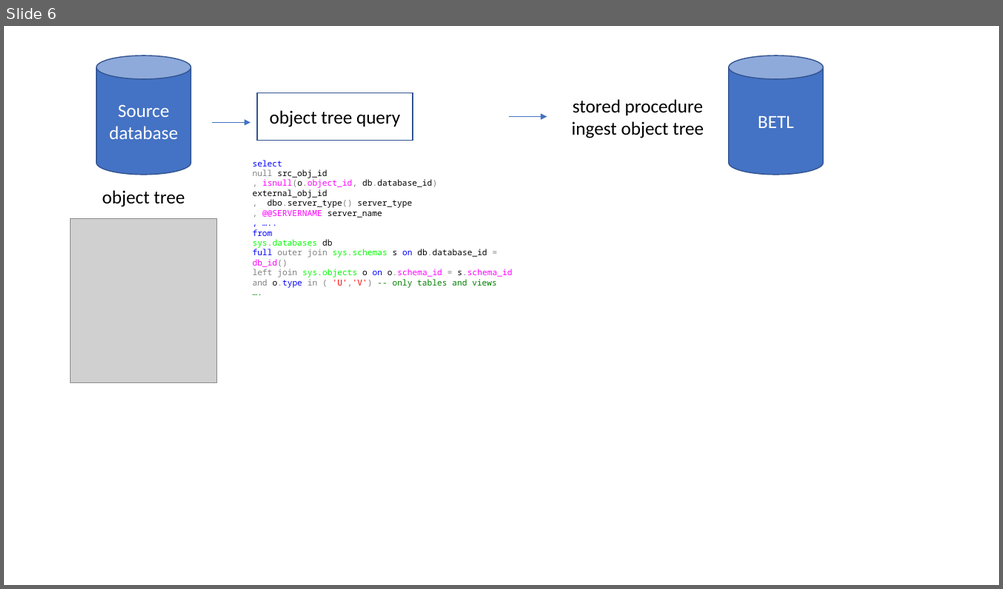
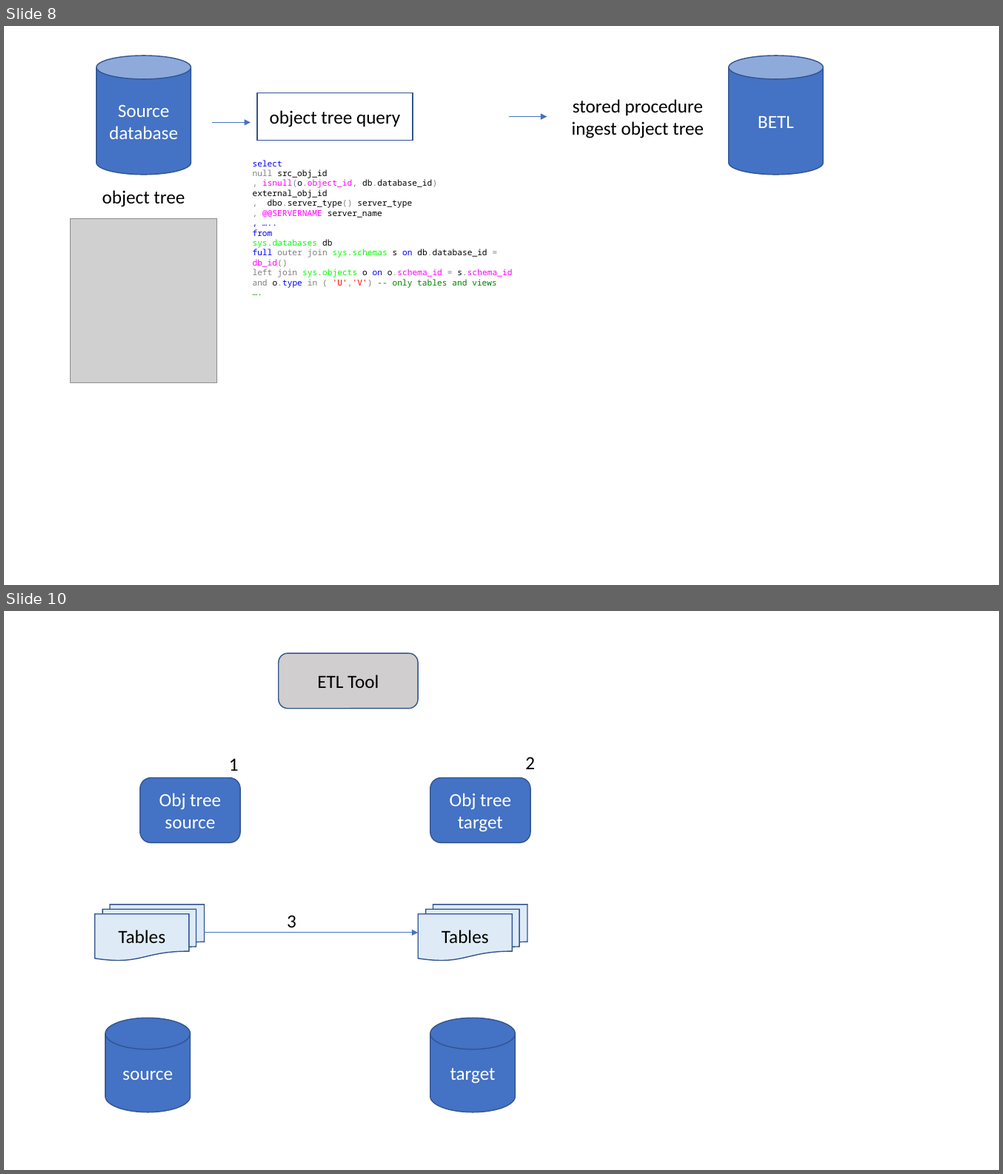
Before and after one commit to basvdberg/BETL, a slide deck: image/betl_architecture.pptx. Shown one above the other, each under a label of ours: slide 6 before the commit, slides 8 and 10 after it; the slides between them are not shown. The pictures are 1003x589 and 1003x1174 pixels, drawn with LibreOffice and Linux fonts; fonts in the diff are those of the drawing; grey boxes stand for pictures. Boxes give left, top, right and bottom in pixels: in the first picture for what was removed or moved away, otherwise in the second. Text is boxed around its words. In the diff, an @@ line names an element or a change of style, - is before the commit and + after.

```diff
--- a/image/betl_architecture.pptx
+++ b/image/betl_architecture.pptx
@@ slide 10 added at (x1=4, y1=611, x2=999, y2=1170), background #FFFFFF @@
@@ rounded rectangle added at (x1=279, y1=653, x2=418, y2=709), fill #D0CECE, outline #325491 1 pt, 18 pt, text #000000 @@
+ETL Tool
@@ text added at (x1=229, y1=758, x2=239, y2=771), 18 pt, text #000000 @@
+1
@@ text added at (x1=525, y1=757, x2=535, y2=769), 18 pt, text #000000 @@
+2
@@ rounded rectangle added at (x1=140, y1=778, x2=240, y2=843), fill #4472C4, outline #325491 1 pt, 18 pt, text #FFFFFF @@
+Obj tree source
@@ rounded rectangle added at (x1=430, y1=778, x2=530, y2=843), fill #4472C4, outline #325491 1 pt, 18 pt, text #FFFFFF @@
+Obj tree target
@@ flow chart multidocument added at (x1=95, y1=905, x2=205, y2=961), fill #DEEBF7, outline #325491 1 pt, 18 pt, text #000000 @@
+Tables
@@ text added at (x1=287, y1=915, x2=296, y2=928), 18 pt, text #000000 @@
+3
@@ flow chart multidocument added at (x1=418, y1=905, x2=528, y2=961), fill #DEEBF7, outline #325491 1 pt, 18 pt, text #000000 @@
+Tables
@@ arrow added from (204, 933) to (418, 933), #4472C4 0.5 pt @@
@@ cylinder added at (x1=105, y1=1019, x2=190, y2=1113), fill #4472C4, outline #325491 1 pt, 18 pt, text #FFFFFF @@
+source
@@ cylinder added at (x1=430, y1=1019, x2=515, y2=1113), fill #4472C4, outline #325491 1 pt, 18 pt, text #FFFFFF @@
+target
@@ what was slide 6 is now slide 8 @@
```
Also in this commit, not shown: 3 slides changed, 6 other slides added, 1 slide removed, 26 other files.
